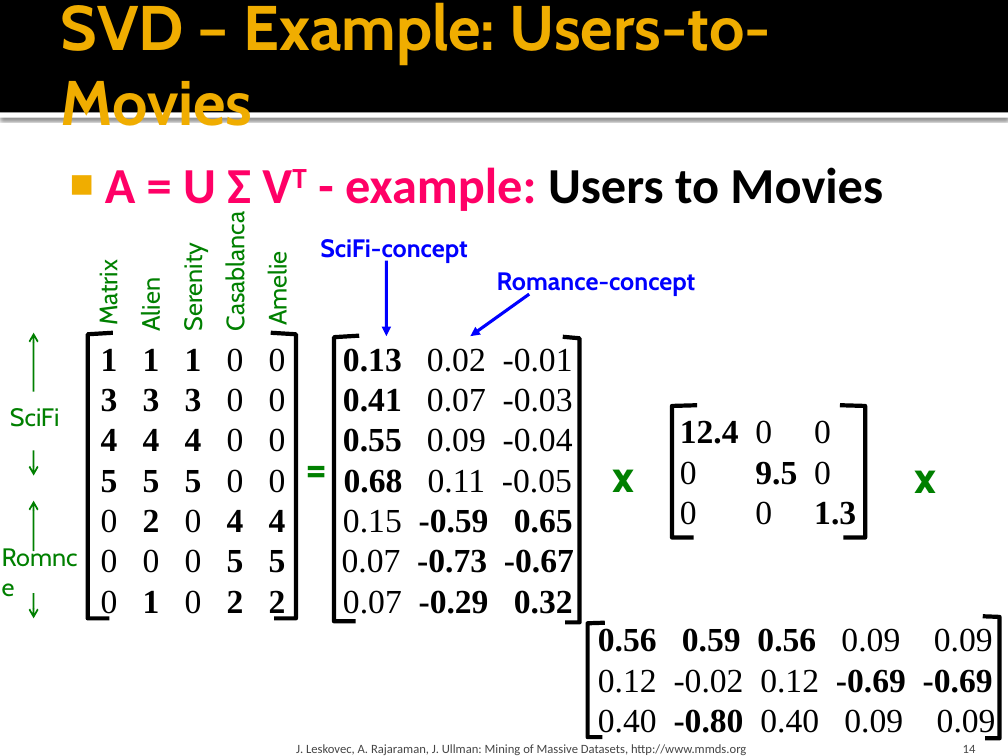
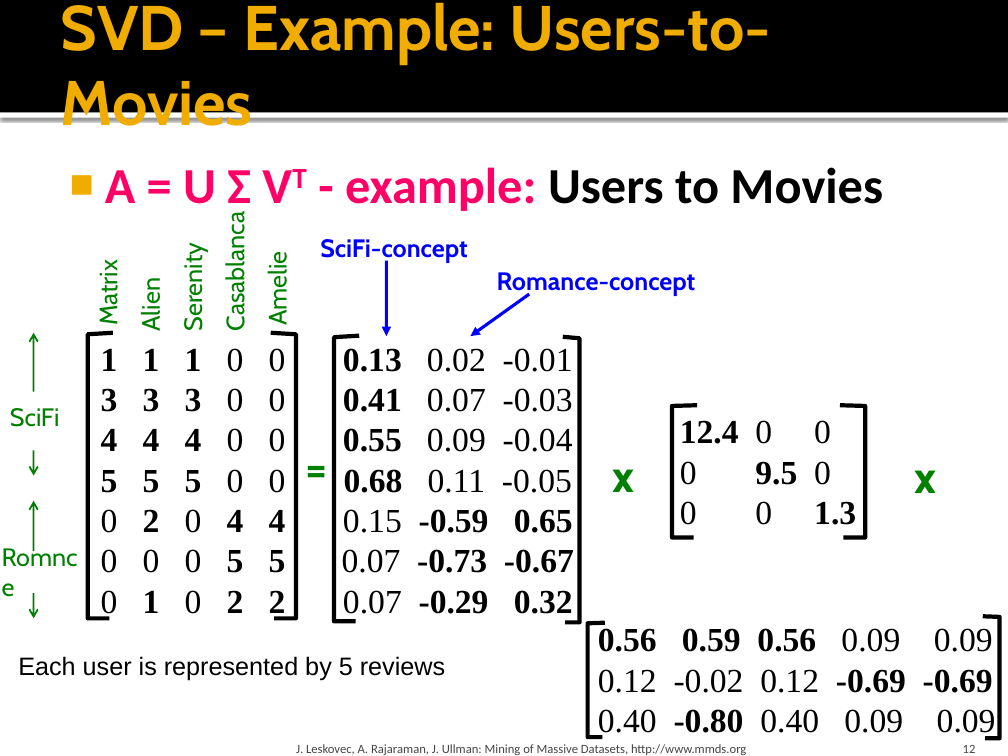
Before and after one commit to yaoyichi/yaoyichi.github.io, a slide deck: slide 12 of spatial-ai/w4w5.3-ch11-dimred.pptx (slide 14 before the commit). Drawn at 1008x756 pixels with LibreOffice and Linux fonts; fonts in the diff are those of the drawing. Boxes give left, top, right and bottom in pixels: in the first picture for what was removed or moved away, otherwise in the second. Text is boxed around its words. In the diff, an @@ line names an element or a change of style, - is before the commit and + after.

```diff
--- a/spatial-ai/w4w5.3-ch11-dimred.pptx
+++ b/spatial-ai/w4w5.3-ch11-dimred.pptx
@@ text added at bbox=[18, 656, 445, 680], 18 pt, text #000000 @@
+Each user is represented by 5 reviews
@@ page number at bbox=[963, 745, 976, 753]: text changed @@
-14
+12
```
Also in this commit, not shown: 6 other slides changed, 1 slide added, 15 slides removed, 4 other files.
